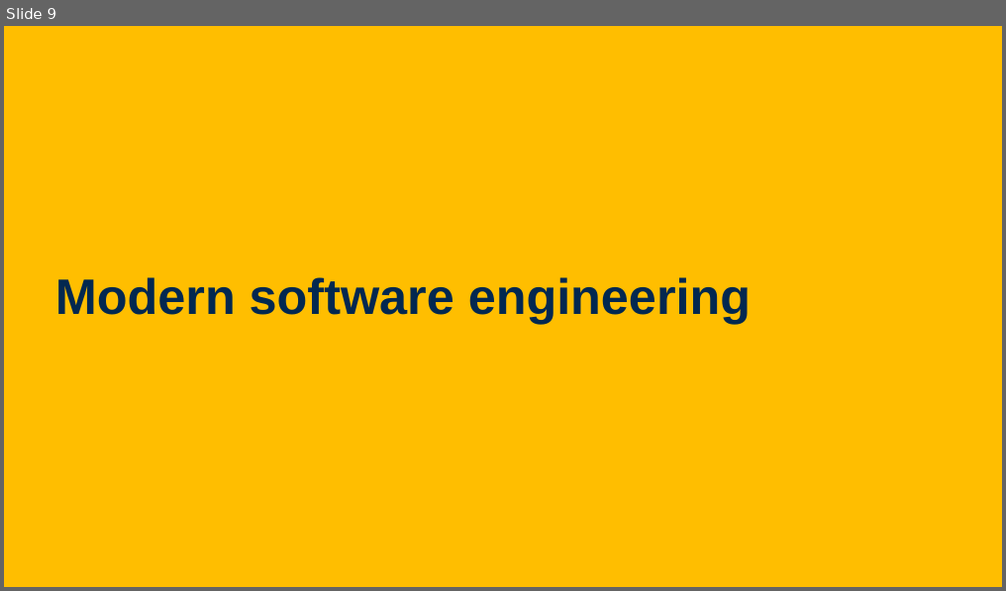
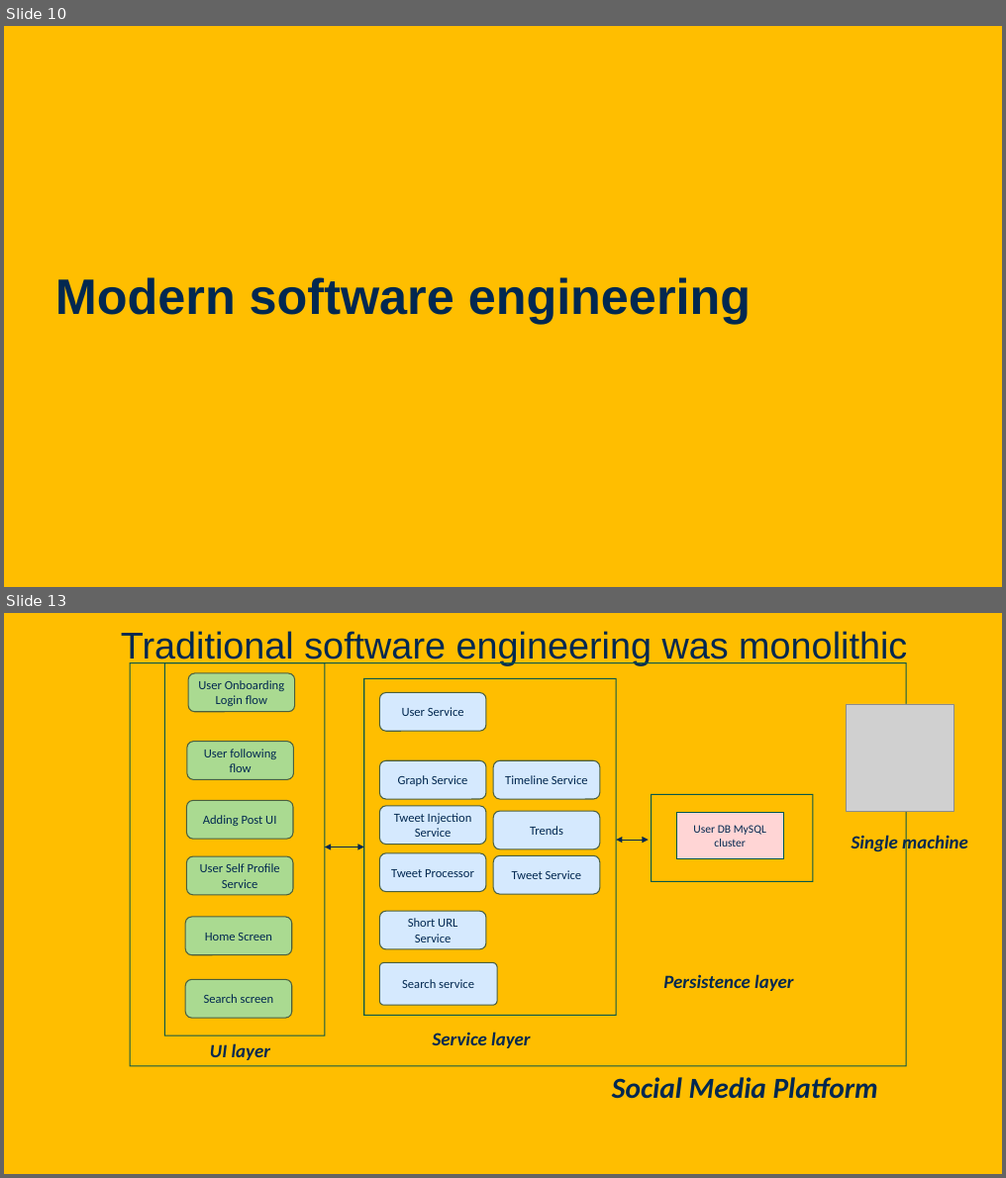
Before and after one commit to davsec-teaching/W26_ECS_160, a slide deck: slides/Intro.pptx. Shown one above the other, each under a label of ours: slide 9 before the commit, slides 10 and 13 after it; the slides between them are not shown. The pictures are 1006x591 and 1006x1178 pixels, drawn with LibreOffice and Linux fonts; fonts in the diff are those of the drawing; grey boxes stand for pictures; background and template pictures are left out. Boxes give left, top, right and bottom in pixels: in the first picture for what was removed or moved away, otherwise in the second. Text is boxed around its words. In the diff, an @@ line names an element or a change of style, - is before the commit and + after.

```diff
--- a/slides/Intro.pptx
+++ b/slides/Intro.pptx
@@ slide 13 added at box(4, 613, 1002, 1174), background picture (left out) @@
@@ title added at box(121, 631, 907, 665), 36 pt, text #022850 @@
+Traditional software engineering was monolithic
@@ rectangle added at box(130, 663, 906, 1066), outline #00564E 1 pt @@
@@ group added at box(165, 663, 325, 1036): 6 rounded rectangles, 1 rectangle @@
+User Onboarding Login flow
+User following flow
+Adding Post UI
+User Self Profile Service
+Home Screen
+Search screen
@@ group added at box(364, 679, 617, 1016): 9 rounded rectangles, 1 rectangle @@
+User Service
+Graph Service
+Tweet Injection Service
+Short URL Service
+Timeline Service
+Tweet Service
+Tweet Processor
+Search service
+Trends
@@ picture added at box(846, 704, 953, 811) @@
@@ rectangle added at box(651, 795, 813, 881), outline #00564E 1 pt @@
@@ rectangle added at box(677, 813, 783, 861), fill #FFD5D5, outline #00564E 1 pt, 11 pt, text #022850 @@
+User DB MySQL cluster
@@ double arrow added from (325, 848) to (364, 848), #022850 0.5 pt @@
@@ double arrow added from (617, 840) to (648, 840), #022850 0.5 pt @@
@@ text added at box(851, 833, 968, 854), 18 pt, text #022850, bold, italic @@
+Single machine
@@ text added at box(663, 974, 793, 991), 18 pt, text #022850, bold, italic @@
+Persistence layer
@@ text added at box(210, 1044, 270, 1060), 18 pt, text #022850, bold, italic @@
+UI layer
@@ text added at box(433, 1032, 530, 1049), 18 pt, text #022850, bold, italic @@
+Service layer
@@ text added at box(612, 1077, 878, 1099), 28 pt, text #022850, bold, italic @@
+Social Media Platform
@@ what was slide 9 is now slide 10 @@
```
Also in this commit, not shown: 11 slides changed, 6 other slides added, 10 other files.
